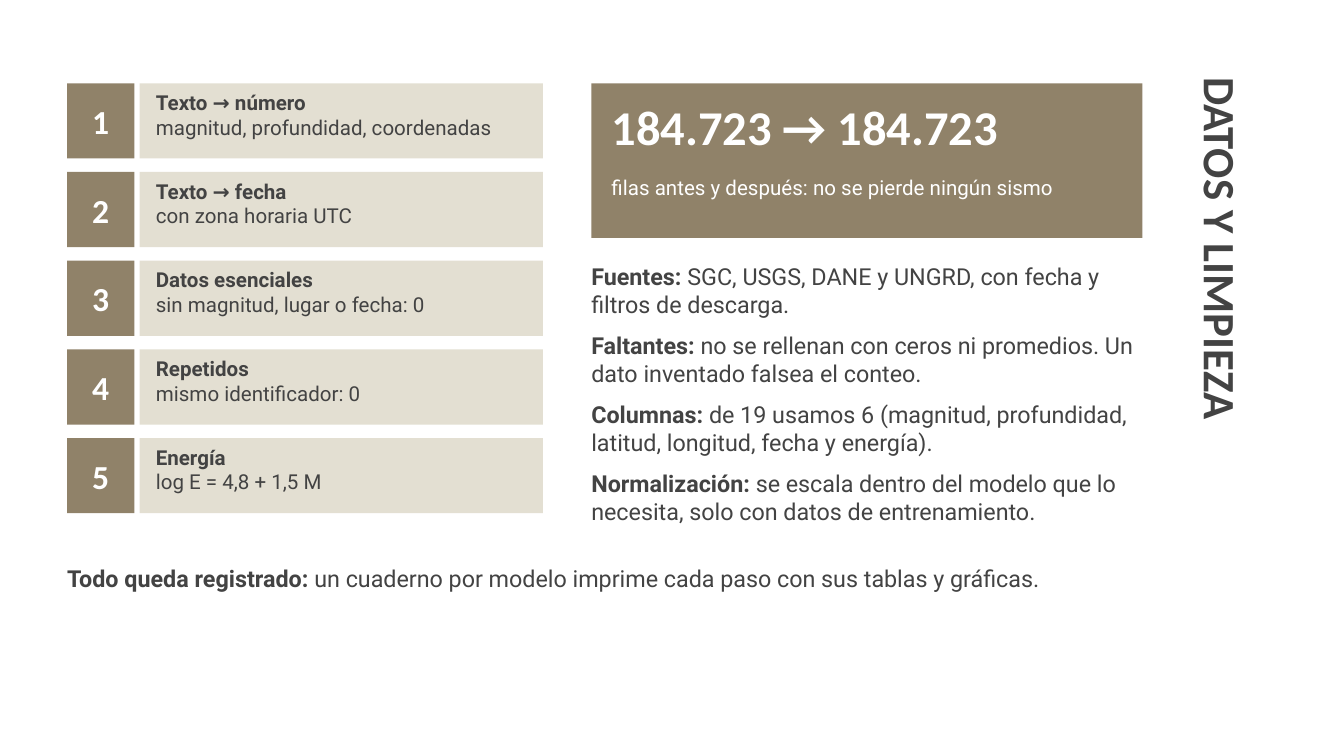
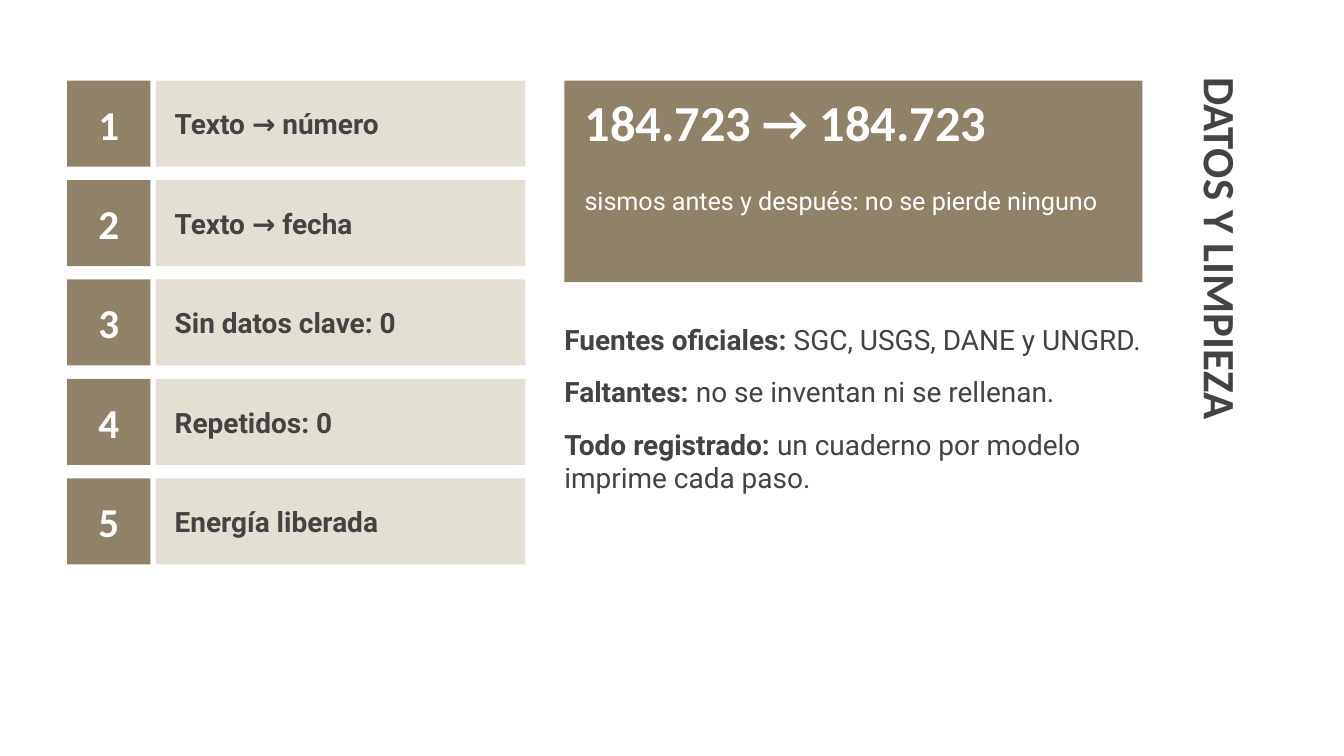
Before and after one commit to Project-UNAB/Centinelas-de-Santander, a slide deck: slide 4 of docs/Centinelas_de_Santander_Sustentacion.pptx. Drawn at 1344x756 pixels with LibreOffice and Linux fonts; fonts in the diff are those of the drawing. Boxes give left, top, right and bottom in pixels: in the first picture for what was removed or moved away, otherwise in the second. Text is boxed around its words. In the diff, an @@ line names an element or a change of style, - is before the commit and + after.

Commit message:
Letra más grande en la aplicación, tablero de «Los modelos» y presentación
- frontend: la letra de toda la aplicación sube un punto y el panel lateral se ensancha
- frontend: la sección «Los modelos» es ahora un tablero que cabe en una pantalla, sin
  desplazarse: cifras arriba y tres cuadros (comparación, variables, aciertos y fallos)
- docs: presentación con letra más grande y menos texto por diapositiva

```diff
--- a/docs/Centinelas_de_Santander_Sustentacion.pptx
+++ b/docs/Centinelas_de_Santander_Sustentacion.pptx
@@ rectangle: place and size @@
-rectangle at bbox=[67, 83, 134, 159]
+rectangle at bbox=[67, 81, 151, 167]
@@ rectangle: place and size @@
-rectangle at bbox=[140, 83, 543, 159]
+rectangle at bbox=[156, 81, 526, 167]
@@ text "Texto → número": place and size @@
-text "Texto → número" at bbox=[156, 94, 491, 140]
+text "Texto → número" at bbox=[175, 113, 378, 135]
@@ text "Texto → número" at bbox=[175, 113, 378, 135]: size 11 to 15 pt; more space between paragraphs; vertical alignment top to middle @@
@@ rectangle: place and size @@
-rectangle at bbox=[591, 83, 1142, 238]
+rectangle at bbox=[564, 81, 1142, 282]
@@ text at bbox=[156, 119, 491, 140]: paragraph removed @@
-magnitud, profundidad, coordenadas
@@ text "184.723 → 184.723": place and size @@
-text "184.723 → 184.723" at bbox=[611, 111, 998, 146]
+text "184.723 → 184.723" at bbox=[585, 106, 987, 142]
@@ text "184.723 → 184.723" at bbox=[585, 106, 987, 142]: size 26 to 27 pt @@
@@ text "2": place and size @@
-text "2" at bbox=[92, 201, 109, 223]
+text "2" at bbox=[98, 212, 119, 239]
@@ rectangle: place and size @@
-rectangle at bbox=[67, 172, 134, 247]
+rectangle at bbox=[67, 180, 151, 266]
@@ rectangle: place and size @@
-rectangle at bbox=[140, 172, 543, 247]
+rectangle at bbox=[156, 180, 526, 266]
@@ text at bbox=[156, 207, 352, 223]: paragraph removed @@
-con zona horaria UTC
@@ text "Texto → fecha" at bbox=[175, 213, 352, 235]: size 11 to 15 pt; more space between paragraphs; vertical alignment top to middle @@
@@ text "Texto → fecha": place and size @@
-text "Texto → fecha" at bbox=[156, 183, 352, 223]
+text "Texto → fecha" at bbox=[175, 213, 352, 235]
@@ text at bbox=[585, 191, 1097, 216]: text changed; size 11 to 13.5 pt @@
-filas antes y después: no se pierde ningún sismo
+sismos antes y después: no se pierde ninguno
@@ text "3": place and size @@
-text "3" at bbox=[92, 289, 109, 311]
+text "3" at bbox=[98, 311, 119, 338]
@@ rectangle: place and size @@
-rectangle at bbox=[67, 261, 134, 336]
+rectangle at bbox=[67, 280, 151, 366]
@@ rectangle: place and size @@
-rectangle at bbox=[140, 261, 543, 336]
+rectangle at bbox=[156, 280, 526, 366]
@@ text at bbox=[175, 312, 396, 334]: text changed; size 11 to 15 pt; bold on @@
-Datos esenciales
-sin magnitud, lugar o fecha: 0
+Sin datos clave: 0
@@ text at bbox=[564, 328, 1141, 494]: text changed; size 12.5 to 15 pt @@
-Fuentes: SGC, USGS, DANE y UNGRD, con fecha y filtros de descarga.
-Faltantes: no se rellenan con ceros ni promedios. Un dato inventado falsea el conteo.
-Columnas: de 19 usamos 6 (magnitud, profundidad, latitud, longitud, fecha y energía).
-Normalización: se escala dentro del modelo que lo necesita, solo con datos de entrenamiento.
+Fuentes oficiales: SGC, USGS, DANE y UNGRD.
+Faltantes: no se inventan ni se rellenan.
+Todo registrado: un cuaderno por modelo imprime cada paso.
@@ text "4": place and size @@
-text "4" at bbox=[92, 378, 109, 400]
+text "4" at bbox=[98, 411, 119, 438]
@@ rectangle: place and size @@
-rectangle at bbox=[67, 349, 134, 425]
+rectangle at bbox=[67, 379, 151, 465]
@@ rectangle: place and size @@
-rectangle at bbox=[140, 349, 543, 425]
+rectangle at bbox=[156, 379, 526, 465]
@@ text at bbox=[175, 412, 332, 439]: text changed; size 11 to 15 pt; bold on @@
-Repetidos
-mismo identificador: 0
+Repetidos: 0
@@ size 18 to 22 pt in 5 elements at bbox=[98, 113, 119, 140], bbox=[98, 212, 119, 239], bbox=[98, 311, 119, 338], bbox=[98, 411, 119, 438], bbox=[98, 510, 119, 537] @@
@@ text "5": place and size @@
-text "5" at bbox=[92, 467, 109, 489]
+text "5" at bbox=[98, 510, 119, 537]
@@ rectangle: place and size @@
-rectangle at bbox=[67, 438, 134, 513]
+rectangle at bbox=[67, 478, 151, 564]
@@ rectangle: place and size @@
-rectangle at bbox=[140, 438, 543, 513]
+rectangle at bbox=[156, 478, 526, 564]
@@ vertical alignment top to middle in 3 elements at bbox=[175, 412, 332, 439], bbox=[175, 312, 396, 334], bbox=[175, 511, 378, 538] @@
@@ text at bbox=[175, 511, 378, 538]: text changed; size 11 to 15 pt; bold on @@
-Energía
-log E = 4,8 + 1,5 M
+Energía liberada
@@ text removed at bbox=[67, 569, 1039, 592] @@
-Todo queda registrado: un cuaderno por modelo imprime cada paso con sus tablas y gráficas.
```
Also in this commit, not shown: 13 other slides changed, 2 slides added, 1 slide removed, 2 other files.
